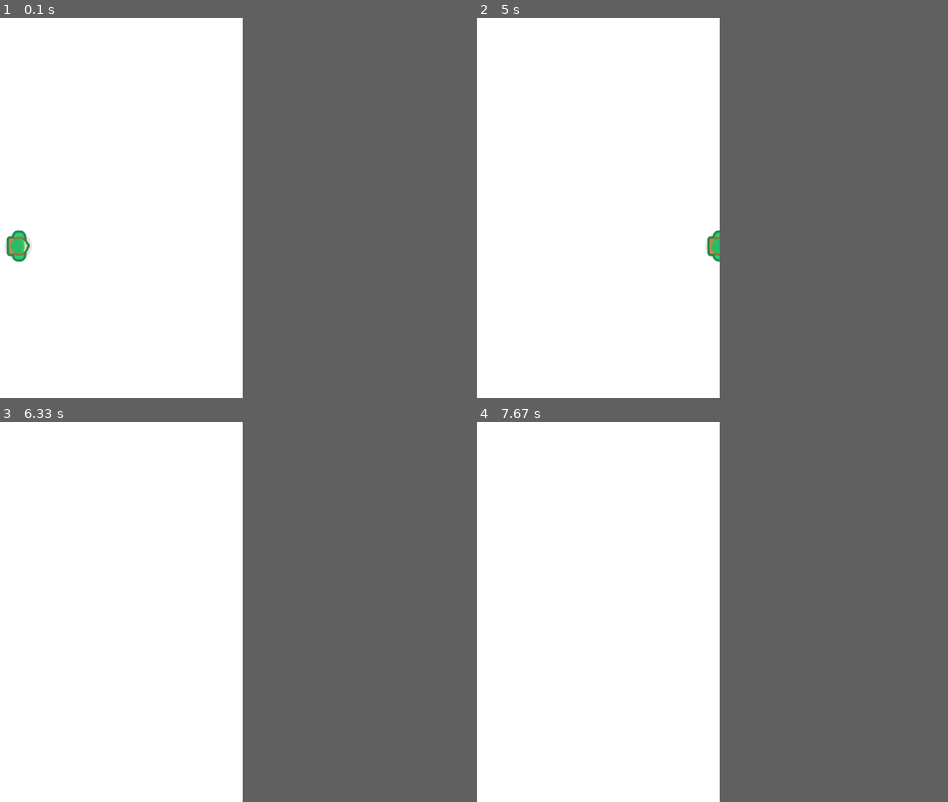
Above: before the commit, frames 1-4 (two rows, left to right).
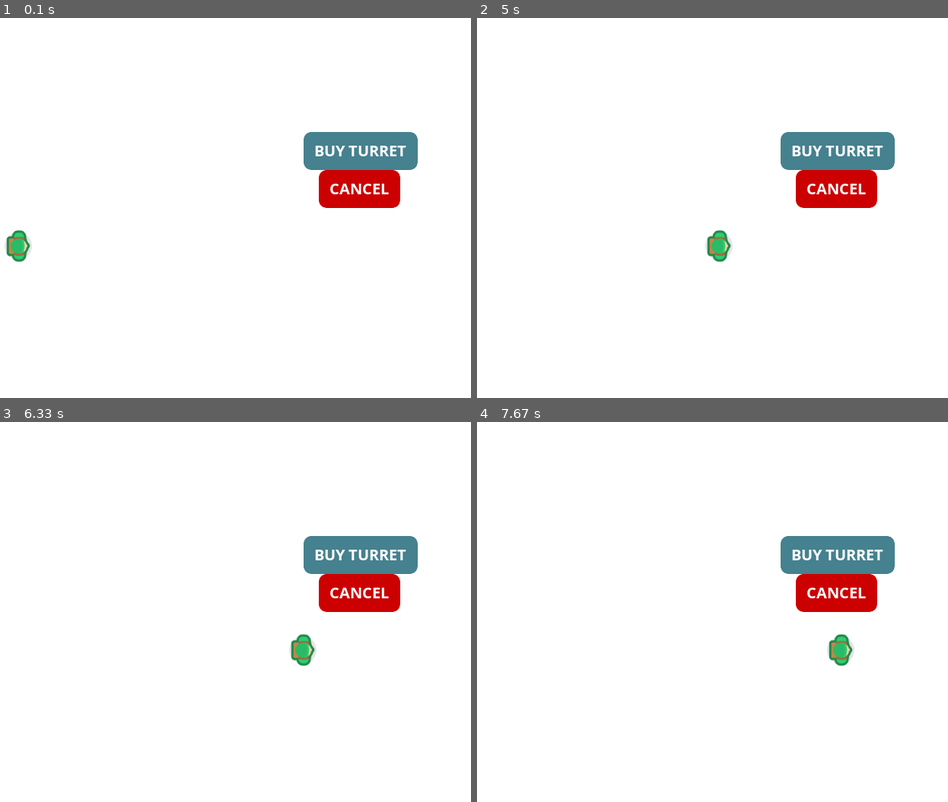
Above: after the commit, the same moments.

Repository: peter5454/PyGame
Game: pygame game, started from main.py
Two runs of this game, one before a commit and one after it. Both use one fixed random seed, a clock stepped at 60 frames per second and the inputs below.
Inputs (mouse positions are in pixels of both pictures, inside the frame that each line leads up to):
- Up to frame 1 (0.1 s): no input
- Up to frame 2 (5 s): press the mouse at (839, 151) at 0.37 s; move the mouse to (726, 128) at 0.47 s; release the mouse at (618, 105) at 0.6 s
- Up to frame 3 (6.33 s): no input
- Up to frame 4 (7.67 s): no input
In our replay, the window is 500x500 before the commit and 800x500 after it. These sizes can differ from the game's own. Grey fills any space a smaller window leaves; there, only what the larger window draws over its background counts as a difference.

The runs differ from the first frame. In frame 1, 3.8% of the frame differs, in the area x 64-89%, y 30-50%; in frame 2, 4.0%; in frame 3, 4.2%, in the area x 61-89%, y 30-65%; in frame 4, 4.2%.

Commit message:
started on the buttons for the game

Diff:
--- a/buttons.py
+++ b/buttons.py
@@ -0,0 +1,17 @@
+import pygame as pg
+
+class Button():
+    def __init__(self,x,y,image):
+        self.image = image
+        self.rect = self.image.get_rect()
+        self.rect.topleft = (x,y)
+
+    def draw(self, surface):
+        pos = pg.mouse.get_pos()
+
+        #check colission for button and mouse pressed
+        if self.rect.collidepoint(pos):
+            if pg.mouse.get_pressed()[0] == 1:
+                pass
+        #draw button on top
+        surface.blit(self.image, self.rect)
--- a/constants.py
+++ b/constants.py
@@ -1,3 +1,4 @@
 SCREEN_WIDTH = 500
 SCREEN_HEIGHT = 500
+SIDE_PANEL = 300
 FPS = 60
--- a/main.py
+++ b/main.py
@@ -1,6 +1,7 @@
 import pygame as pg
 from enemy import Enemy
 import constants as c
+from buttons import Button
 
 #initialise pygame
 pg.init()
@@ -9,17 +10,23 @@
 clock = pg.time.Clock()
 
 #create game window
-screen = pg.display.set_mode((c.SCREEN_WIDTH, c.SCREEN_HEIGHT))
+screen = pg.display.set_mode((c.SCREEN_WIDTH + c.SIDE_PANEL, c.SCREEN_HEIGHT))
 pg.display.set_caption("Medieval Meltdown")
 
 #load images
 enemy_image = pg.image.load('assets/images/enemies/enemy_1.png').convert_alpha()
+buy_turret_image = pg.image.load('assets/images/buttons/buy_turret.png').convert_alpha()
+cancel_image = pg.image.load('assets/images/buttons/cancel.png').convert_alpha()
 
 #create groups
 enemy_group = pg.sprite.Group()
 
 enemy = Enemy((200, 300), enemy_image)
 enemy_group.add(enemy)
+
+turret_button = Button(c.SCREEN_WIDTH + 80 ,150, buy_turret_image)
+cancel_button = Button(c.SCREEN_WIDTH + 100 ,200, cancel_image)
+
 
 #game loop
 run = True
@@ -35,6 +42,9 @@
   #draw groups
   enemy_group.draw(screen)
 
+  turret_button.draw(screen)
+  cancel_button.draw(screen)
+
   #event handler
   for event in pg.event.get():
     #quit program
Binary file added: assets/images/buttons/begin.png
Binary file added: assets/images/buttons/buy_turret.png
Binary file added: assets/images/buttons/cancel.png
Binary file added: assets/images/buttons/fast_forward.png
Binary file added: assets/images/buttons/restart.png
Binary file added: assets/images/buttons/upgrade_turret.png
